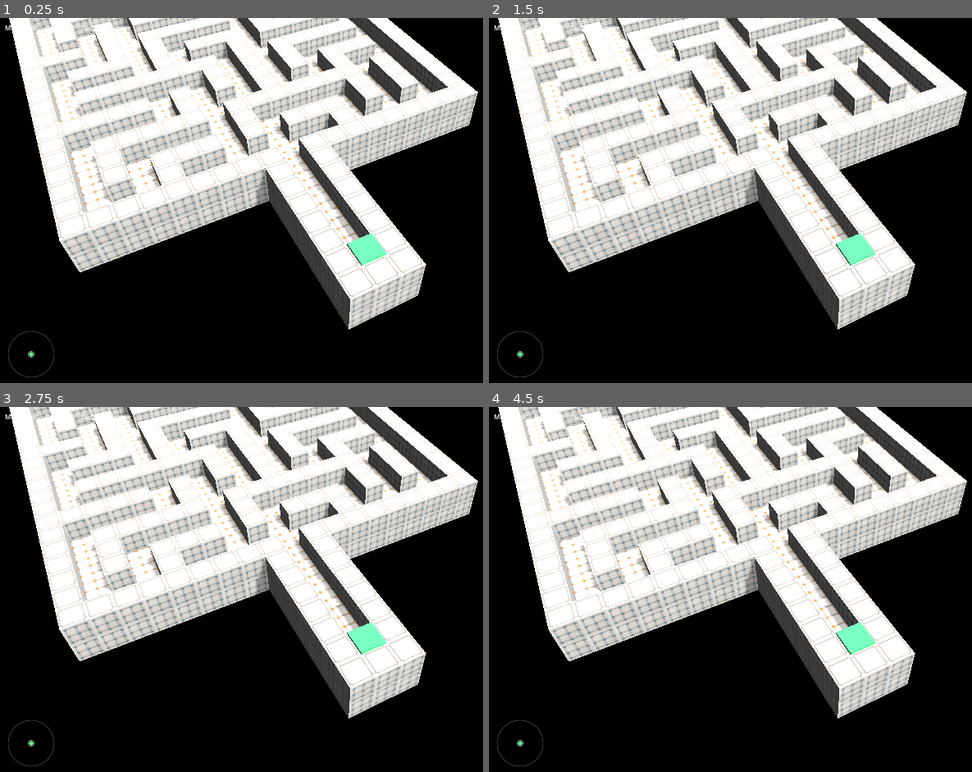
Above: before the commit, frames 1-4 (two rows, left to right).
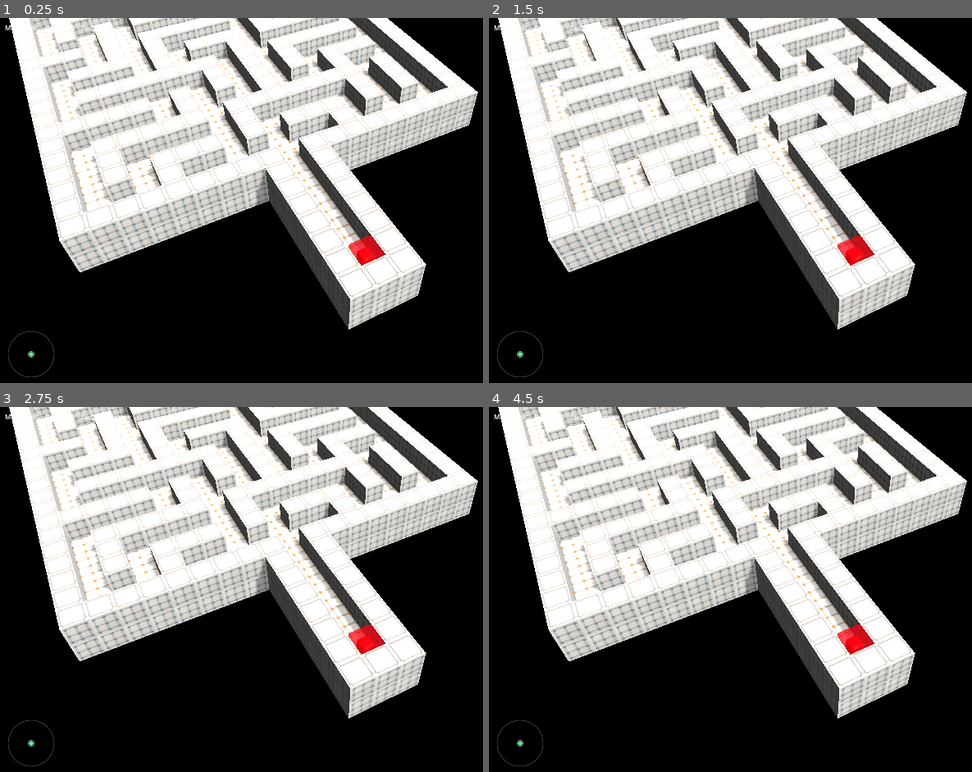
Above: after the commit, the same moments.

Repository: pixelhackstudios/slock
Game: Godot game, scene res://main.tscn
Two runs of this game, one before a commit and one after it. Both use one fixed random seed, a clock stepped at 60 frames per second and the inputs below.
Inputs (mouse positions are in pixels of both pictures, inside the frame that each line leads up to):
- Up to frame 1 (0.25 s): no input
- Up to frame 2 (1.5 s): tap Enter at 0.5 s; move the mouse to (851, 200) at 0.52 s; tap R at 0.6, 1.35 s; tap Space at 1.25 s; move the mouse to (783, 204) at 1.27 s
- Up to frame 3 (2.75 s): tap Enter at 2 s; move the mouse to (342, 585) at 2.02 s; tap R at 2.1 s
- Up to frame 4 (4.5 s): tap Space at 2.75 s; move the mouse to (807, 596) at 2.77 s; tap R at 2.85, 3.6, 4.35 s; tap Enter at 3.5 s; move the mouse to (865, 596) at 3.52 s; move the mouse to (764, 585) at 4.27 s

The runs differ from the first frame. In frame 1, 0.4% of the frame differs, in the area x 71-80%, y 58-68%; in frame 2, 0.4%; in frame 3, 0.4%; in frame 4, 0.4%.

Commit message:
Godot: give Slock its jelly look and wobble
Imports the SlockJelly model with the see-through red shell and darker
core, and ports JellyWobble's sway and squish springs; the bending runs
in a small shader. The collision shape is unchanged.

Co-Authored-By: Claude Opus 5.5 <noreply@anthropic.com>

Diff:
--- /dev/null
+++ b/godot/scripts/jelly.gd
@@ -0,0 +1,91 @@
+class_name Jelly
+extends Node3D
+## Slock's look: the rounded jelly block with a darker core inside, wobbling like jelly. Visual only; the
+## physics never changes. The top sways behind the bottom when the block speeds up, stops or turns, and the
+## whole block squishes and springs back when it smacks into a wall. jelly.gdshader does the bending.
+
+# Sway (top lags behind the bottom)
+const SWAY_GAIN := 0.012          # sway per unit of acceleration
+const SWAY_MAX := 0.32
+const SWAY_STIFFNESS := 260.0     # spring stiffness: higher = faster wobble
+const SWAY_DAMPING := 5.0         # lower = wobbles longer
+# Squish (on impacts)
+const SQUISH_GAIN := 0.05         # squish per unit of impact speed
+const SQUISH_MAX := 0.32
+const SQUISH_STIFFNESS := 380.0
+const SQUISH_DAMPING := 7.0
+const IMPACT_THRESHOLD := 1.5     # sudden speed change (per physics step) that counts as a smack
+
+var body: RigidBody3D
+var _material: ShaderMaterial
+var _core: MeshInstance3D
+var _last_vel := Vector3.ZERO
+var _sway := Vector2.ZERO
+var _sway_vel := Vector2.ZERO
+var _squish := 0.0
+var _squish_vel := 0.0
+var _squish_axis := Vector3.UP
+
+
+func _init(size: Vector3) -> void:
+	scale = size
+	var model: Node = load("res://models/SlockJelly.fbx").instantiate()
+	var mesh: Mesh = (model.get_child(0) as MeshInstance3D).mesh
+	model.free()
+
+	_material = ShaderMaterial.new()
+	_material.shader = load("res://scripts/jelly.gdshader")
+	var jelly := MeshInstance3D.new()
+	jelly.mesh = mesh
+	jelly.material_override = _material
+	jelly.cast_shadow = GeometryInstance3D.SHADOW_CASTING_SETTING_ON
+	add_child(jelly)
+
+	# A darker core you can see through the jelly, for depth.
+	_core = MeshInstance3D.new()
+	_core.mesh = mesh
+	_core.scale = Vector3.ONE * 0.5
+	_core.cast_shadow = GeometryInstance3D.SHADOW_CASTING_SETTING_OFF
+	var core_mat := StandardMaterial3D.new()
+	core_mat.albedo_color = Color(0.45, 0.0, 0.04)
+	core_mat.roughness = 0.4
+	core_mat.emission_enabled = true
+	core_mat.emission = Color(0.5, 0.0, 0.05)
+	_core.material_override = core_mat
+	add_child(_core)
+
+
+## Squish along `normal` (world space) for an impact of `speed`.
+func hit(normal: Vector3, speed: float) -> void:
+	if speed < 0.6:
+		return
+	var local := global_basis.inverse() * normal
+	_squish_axis = local.normalized() if local.length_squared() > 1e-4 else Vector3.UP
+	_squish_vel += minf(speed * SQUISH_GAIN * 60.0, 12.0)
+
+
+func _physics_process(dt: float) -> void:
+	if body == null:
+		return
+	var v := body.linear_velocity
+	var dv := v - _last_vel
+	var accel := dv / dt
+	_last_vel = v
+
+	# A wall hit shows up as a sudden change in velocity: squish along it.
+	if dv.length() > IMPACT_THRESHOLD:
+		hit(dv, dv.length())
+
+	# Sway: the top wants to lean against the acceleration (inertia), on a bouncy spring.
+	var local_a := global_basis.inverse() * accel
+	var target := (Vector2(-local_a.x, -local_a.z) * SWAY_GAIN).limit_length(SWAY_MAX)
+	_sway_vel += (SWAY_STIFFNESS * (target - _sway) - SWAY_DAMPING * _sway_vel) * dt
+	_sway = (_sway + _sway_vel * dt).limit_length(SWAY_MAX)
+
+	_squish_vel += (-SQUISH_STIFFNESS * _squish - SQUISH_DAMPING * _squish_vel) * dt
+	_squish = clampf(_squish + _squish_vel * dt, -SQUISH_MAX, SQUISH_MAX)
+
+	_material.set_shader_parameter("sway", _sway)
+	_material.set_shader_parameter("squish", _squish)
+	_material.set_shader_parameter("squish_axis", _squish_axis)
+	_core.position = Vector3(_sway.x, 0, _sway.y) * 0.3 # the core rides along, about a third as much
--- /dev/null
+++ b/godot/scripts/jelly.gdshader
@@ -0,0 +1,35 @@
+// Slock's see-through red jelly, bent by the wobble (see jelly.gd): the top sways behind the bottom, and the
+// whole block squishes along an impact axis and bulges out the other ways. Vertices are in the model's
+// unit cube (-0.5..0.5).
+shader_type spatial;
+render_mode blend_mix, cull_back, depth_draw_opaque;
+
+uniform vec4 albedo : source_color = vec4(0.85, 0.0, 0.06, 0.72);
+uniform vec3 emission : source_color = vec3(0.45, 0.0, 0.03);
+uniform float roughness = 0.05;
+uniform vec2 sway;                       // top shear, x and z
+uniform float squish;                    // + squashes along squish_axis, - stretches
+uniform vec3 squish_axis = vec3(0.0, 1.0, 0.0);
+
+void vertex() {
+	vec3 n = squish_axis;
+	// Squish: shorter along the hit axis, bulging out the other ways (roughly keeps volume). It's a linear
+	// stretch, so normals take its inverse.
+	float along = dot(VERTEX, n);
+	vec3 p = n * (along * (1.0 - squish)) + (VERTEX - n * along) * (1.0 + squish * 0.5);
+	float nAlong = dot(NORMAL, n);
+	vec3 nrm = n * (nAlong / (1.0 - squish)) + (NORMAL - n * nAlong) / (1.0 + squish * 0.5);
+	// Sway: shear grows with height, curved so the base stays planted.
+	float h = clamp(p.y + 0.5, 0.0, 1.0);
+	p.xz += sway * h * h;
+	nrm.y -= dot(sway * 2.0 * h, nrm.xz);
+	VERTEX = p;
+	NORMAL = normalize(nrm);
+}
+
+void fragment() {
+	ALBEDO = albedo.rgb;
+	ALPHA = albedo.a;
+	EMISSION = emission;
+	ROUGHNESS = roughness;
+}
--- a/godot/scripts/slock.gd
+++ b/godot/scripts/slock.gd
@@ -2,7 +2,7 @@
 extends RigidBody3D
 ## The sliding block. Tilted gravity pushes; floor friction is the only drag (walls have none). It stays on
 ## tile-centre rails and turns Pac-Man style at centres. Ported from the Unity SlockController, minus ramps,
-## launches, shrinking and the jelly look for now.
+## launches and shrinking for now. Its look and wobble are in jelly.gd.
 
 const SIZE := 1.0                 # one grid block
 const HEIGHT := SIZE * 1.1        # a hair taller than the walls
@@ -40,15 +40,9 @@
 	hull.shape = _rounded_box(SIZE * (1.0 - SHRINK), HEIGHT, 0.08)
 	add_child(hull)
 
-	var body := MeshInstance3D.new()
-	var box := BoxMesh.new()
-	box.size = Vector3(SIZE, HEIGHT, SIZE)
-	var mat := StandardMaterial3D.new()
-	mat.albedo_color = Color(0.35, 0.95, 0.55)
-	mat.roughness = 0.3
-	box.material = mat
-	body.mesh = box
-	add_child(body)
+	var jelly := Jelly.new(Vector3(SIZE, HEIGHT, SIZE))
+	jelly.body = self
+	add_child(jelly)
 
 
 ## A box with chamfered corners, so wall corners deflect it instead of snagging like a sharp box would.
Binary file added: godot/models/SlockJelly.fbx
Not shown, added: godot/models/SlockJelly.fbx.import
Not shown, added: godot/scripts/jelly.gd.uid
Not shown, added: godot/scripts/jelly.gdshader.uid
